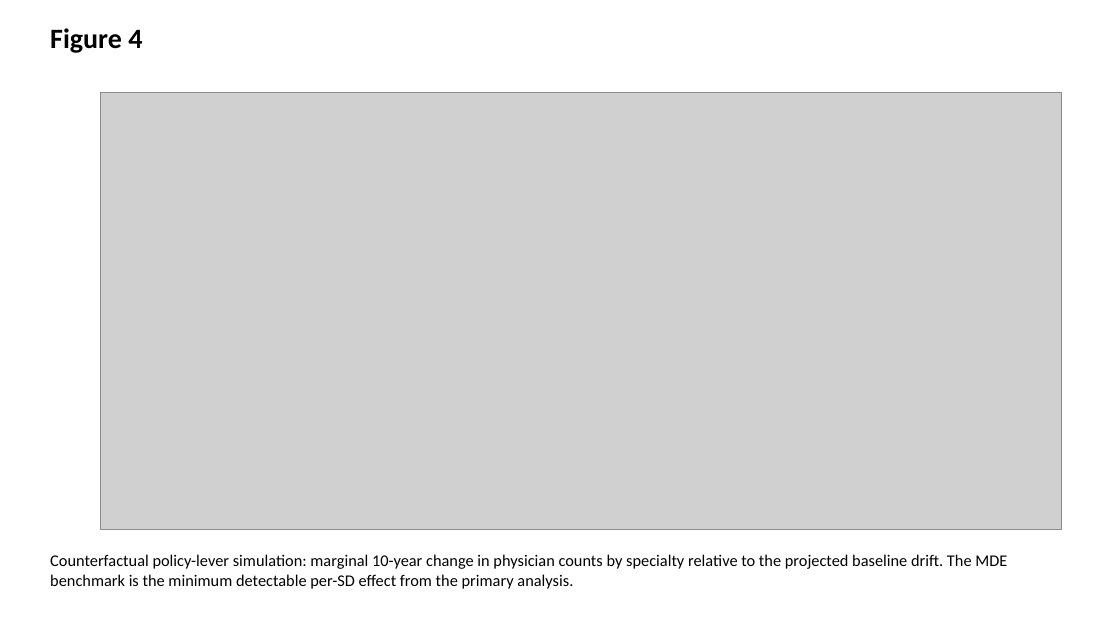
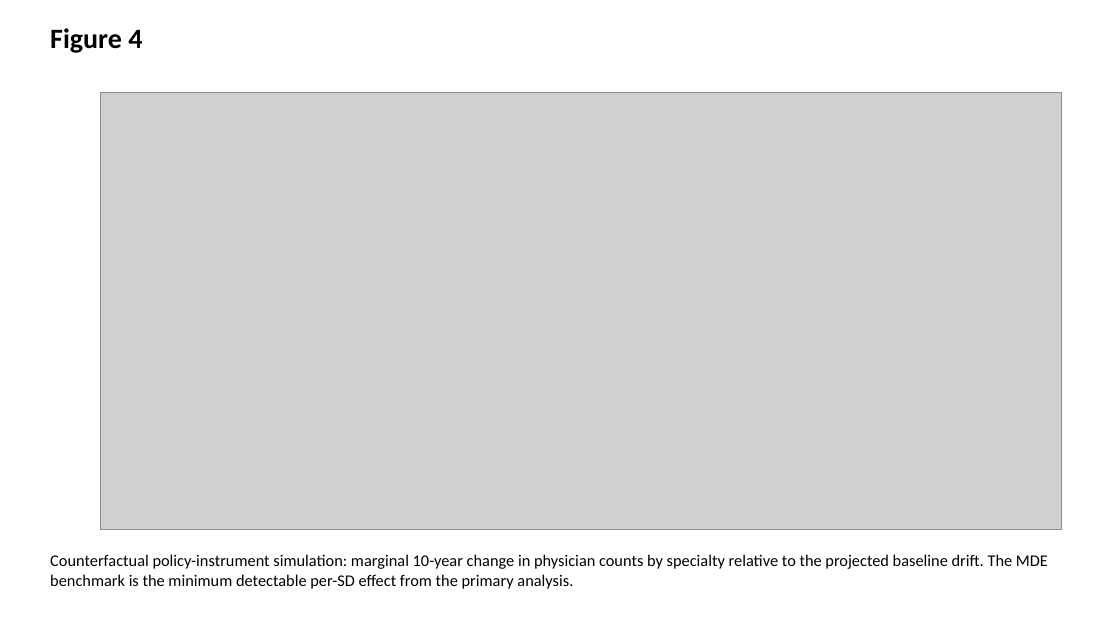
Before and after one commit to bougtoir/heat-accidents-mortality, a slide deck: slide 4 of medical_accident_its_analysis/manuscript/bpp_figures.pptx. Drawn at 1120x630 pixels with LibreOffice and Linux fonts; fonts in the diff are those of the drawing; grey boxes stand for pictures. Boxes give left, top, right and bottom in pixels: in the first picture for what was removed or moved away, otherwise in the second. Text is boxed around its words. In the diff, an @@ line names an element or a change of style, - is before the commit and + after.

```diff
--- a/medical_accident_its_analysis/manuscript/bpp_figures.pptx
+++ b/medical_accident_its_analysis/manuscript/bpp_figures.pptx
@@ text at bbox=[50, 554, 1048, 589]: text changed @@
-Counterfactual policy-lever simulation: marginal 10-year change in physician counts by specialty relative to the projected baseline drift. The MDE benchmark is the minimum detectable per-SD effect from the primary analysis.
+Counterfactual policy-instrument simulation: marginal 10-year change in physician counts by specialty relative to the projected baseline drift. The MDE benchmark is the minimum detectable per-SD effect from the primary analysis.
```
Also in this commit, not shown: 25 other files.
